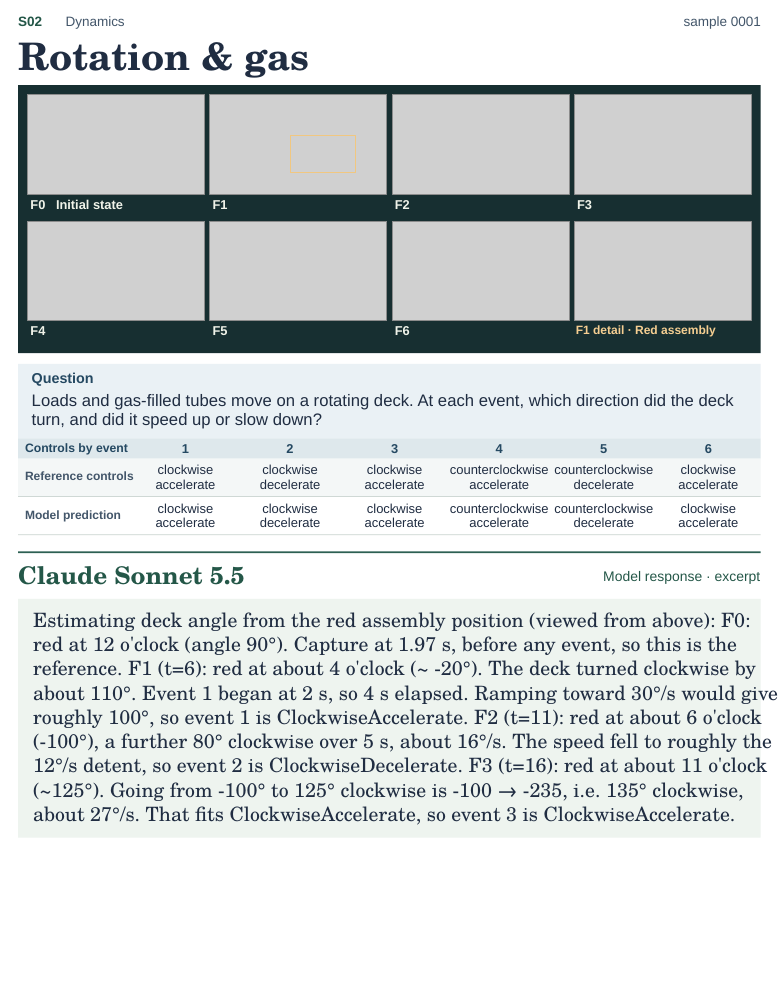
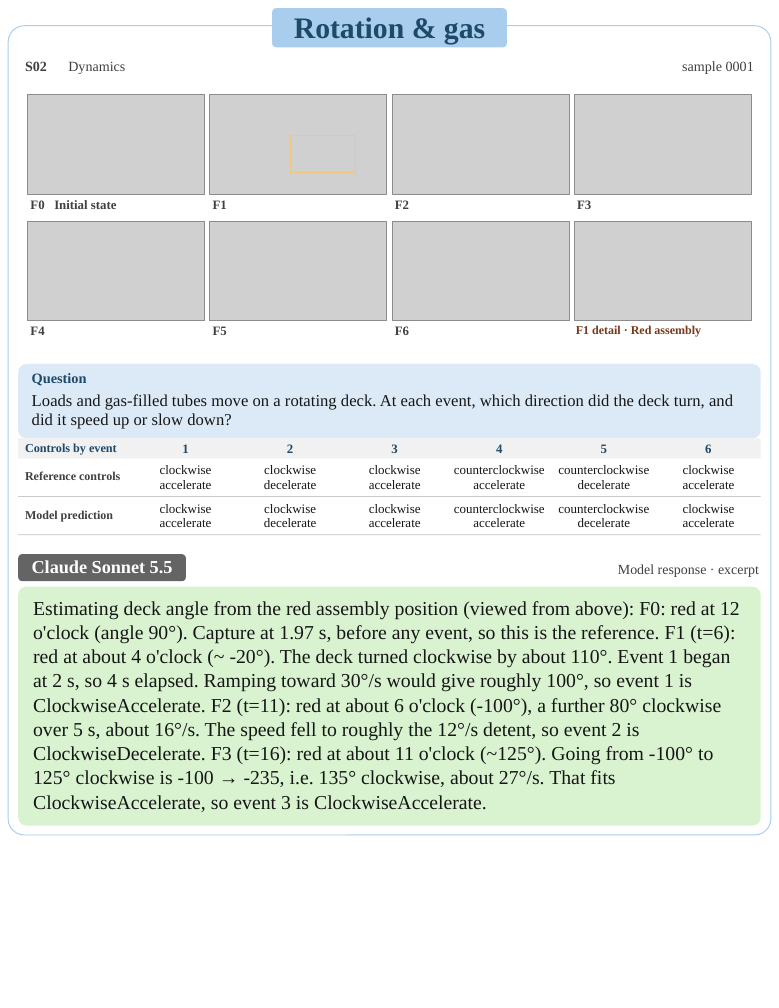
Before and after one commit to PIER-Lab/CaveBench, a slide deck: slide 2 of docs/assets/cases/CaveBench_Case_Studies.pptx. Drawn at 779x1008 pixels with LibreOffice and Linux fonts; fonts in the diff are those of the drawing; grey boxes stand for pictures. Boxes give left, top, right and bottom in pixels: in the first picture for what was removed or moved away, otherwise in the second. Text is boxed around its words. In the diff, an @@ line names an element or a change of style, - is before the commit and + after.

```diff
--- a/docs/assets/cases/CaveBench_Case_Studies.pptx
+++ b/docs/assets/cases/CaveBench_Case_Studies.pptx
@@ rounded rectangle added at <box>8,25,770,835</box>, fill #FFFFFF, outline #A9CEED 0.7 pt @@
@@ text "Rotation & gas": place and size @@
-text "Rotation & gas" at <box>18,42,309,78</box>
+text "Rotation & gas" at <box>294,17,485,44</box>
@@ text "Rotation & gas" at <box>294,17,485,44</box>: size 28 to 22 pt, font TeX Gyre Schola to Times New Roman, text colour #202D42 to #1E496A; alignment left to centre; line spacing 32.5pt to 25.5pt @@
@@ rounded rectangle added at <box>273,8,507,47</box>, fill #A9CEED @@
@@ text "S02": place and size @@
-text "S02" at <box>18,16,42,26</box>
+text "S02" at <box>25,61,47,71</box>
@@ text "S02" at <box>25,61,47,71</box>: size 10 to 10.4 pt, font Arial to Times New Roman, text colour #245748 to #404040; line spacing 11.6pt to 12.1pt @@
@@ text "Dynamics": place and size @@
-text "Dynamics" at <box>66,16,125,29</box>
+text "Dynamics" at <box>68,61,125,74</box>
@@ text "Dynamics" at <box>68,61,125,74</box>: size 10 to 10.4 pt, font Arial to Times New Roman, text colour #43566A to #404040; line spacing 11.6pt to 12.1pt @@
@@ text "sample 0001" at <box>682,61,754,74</box>: size 10 to 10.4 pt, font Arial to Times New Roman, text colour #43566A to #404040; line spacing 11.6pt to 12.1pt @@
@@ text "sample 0001": place and size @@
-text "sample 0001" at <box>684,16,761,29</box>
+text "sample 0001" at <box>682,61,754,74</box>
@@ rectangle removed at <box>19,86,760,353</box> @@
@@ font Arial to Times New Roman, text colour #F0F3E9 to #404040 in 7 elements at <box>30,200,117,209</box>, <box>213,200,227,209</box>, <box>395,200,409,209</box>, <box>577,200,591,209</box>, <box>30,326,44,335</box>, <box>213,326,227,335</box>, <box>395,326,409,335</box> @@
@@ text "F1 detail · Red assembly" at <box>576,325,701,337</box>: font Arial to Times New Roman, text colour #F5CE91 to #773918 @@
@@ rectangle removed at <box>19,364,760,438</box> @@
@@ rounded rectangle added at <box>19,364,760,438</box>, fill #DCEAF7 @@
@@ text at <box>32,394,733,429</box>: text changed; font Arial to Times New Roman; text colour #202D42 to #161616 @@
-Loads and gas-filled tubes move on a rotating deck. At each event, which direction did the deck
-turn, and did it speed up or slow down?
+Loads and gas-filled tubes move on a rotating deck. At each event, which direction did the deck turn, and
+did it speed up or slow down?
@@ rectangle at <box>19,438,760,459</box>: fill #DEE8EC to #F1F1F1 @@
@@ font Arial to Times New Roman, text colour #254962 to #1E496A in 8 elements at <box>32,373,87,386</box>, <box>25,443,117,455</box>, <box>182,444,188,453</box>, <box>287,444,293,453</box>, <box>391,444,397,453</box>, <box>496,444,502,453</box>, <box>601,444,607,453</box>, <box>705,443,711,456</box> @@
@@ rectangle at <box>19,459,760,496</box>: fill #F4F7F7 to #FFFFFF @@
@@ text "Reference controls" at <box>25,471,120,480</box>: font Arial to Times New Roman, text colour #43566A to #404040 @@
@@ text "Model prediction" at <box>25,510,113,521</box>: font Arial to Times New Roman, text colour #43566A to #404040 @@
@@ font Arial to Times New Roman, text colour #202D42 to #161616 in 12 elements at <box>160,465,212,489</box>, <box>264,465,317,489</box>, <box>369,465,421,489</box>, <box>454,465,545,489</box>, <box>558,465,649,489</box>, <box>683,465,735,489</box>, <box>160,504,212,527</box>, <box>264,504,317,527</box>, <box>369,504,421,527</box>, <box>454,504,545,527</box>, <box>558,504,649,527</box>, <box>683,504,735,527</box> @@
@@ text "Claude Sonnet 5.5" at <box>32,560,173,573</box>: size 18 to 13.5 pt, font TeX Gyre Schola to Times New Roman, text colour #245748 to #FFFFFF; alignment left to centre; line spacing 20.9pt to 15.7pt @@
@@ rectangle removed at <box>19,551,760,553</box> @@
@@ rounded rectangle added at <box>19,554,186,581</box>, fill #646464 @@
@@ text "Model response · excerpt": place and size @@
-text "Model response · excerpt" at <box>603,571,761,584</box>
+text "Model response · excerpt" at <box>618,564,759,577</box>
@@ text "Model response · excerpt" at <box>618,564,759,577</box>: font Arial to Times New Roman, text colour #245748 to #404040 @@
@@ rectangle removed at <box>19,599,760,837</box> @@
@@ rounded rectangle added at <box>19,586,760,825</box>, fill #D9F3D0 @@
@@ text at <box>33,601,740,812</box>: text changed; font TeX Gyre Schola to Times New Roman; text colour #202D42 to #161616 @@
-Estimating deck angle from the red assembly position (viewed from above): F0:
-red at 12 o'clock (angle 90°). Capture at 1.97 s, before any event, so this is the
-reference. F1 (t=6): red at about 4 o'clock (~ -20°). The deck turned clockwise by
-about 110°. Event 1 began at 2 s, so 4 s elapsed. Ramping toward 30°/s would give
-roughly 100°, so event 1 is ClockwiseAccelerate. F2 (t=11): red at about 6 o'clock
-(-100°), a further 80° clockwise over 5 s, about 16°/s. The speed fell to roughly the
-12°/s detent, so event 2 is ClockwiseDecelerate. F3 (t=16): red at about 11 o'clock
-(~125°). Going from -100° to 125° clockwise is -100 → -235, i.e. 135° clockwise,
-about 27°/s. That fits ClockwiseAccelerate, so event 3 is ClockwiseAccelerate.
+Estimating deck angle from the red assembly position (viewed from above): F0: red at 12
+o'clock (angle 90°). Capture at 1.97 s, before any event, so this is the reference. F1 (t=6):
+red at about 4 o'clock (~ -20°). The deck turned clockwise by about 110°. Event 1 began
+at 2 s, so 4 s elapsed. Ramping toward 30°/s would give roughly 100°, so event 1 is
+ClockwiseAccelerate. F2 (t=11): red at about 6 o'clock (-100°), a further 80° clockwise
+over 5 s, about 16°/s. The speed fell to roughly the 12°/s detent, so event 2 is
+ClockwiseDecelerate. F3 (t=16): red at about 11 o'clock (~125°). Going from -100° to
+125° clockwise is -100 → -235, i.e. 135° clockwise, about 27°/s. That fits
+ClockwiseAccelerate, so event 3 is ClockwiseAccelerate.
```
Also in this commit, not shown: 19 other slides changed.
